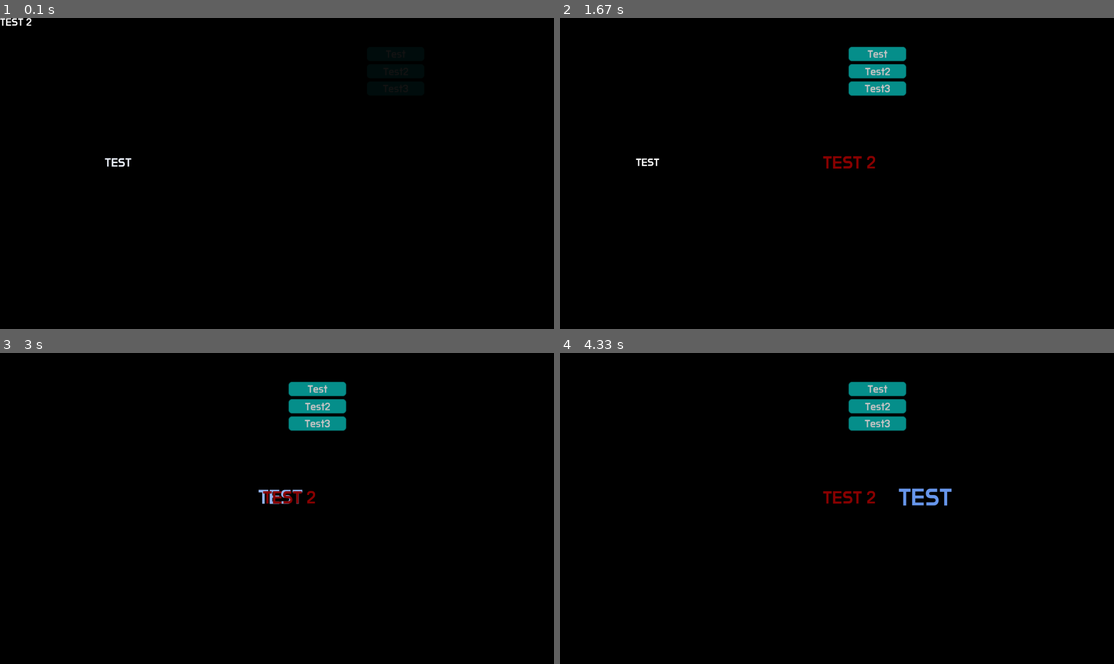
Above: before the commit, frames 1-4 (two rows, left to right).
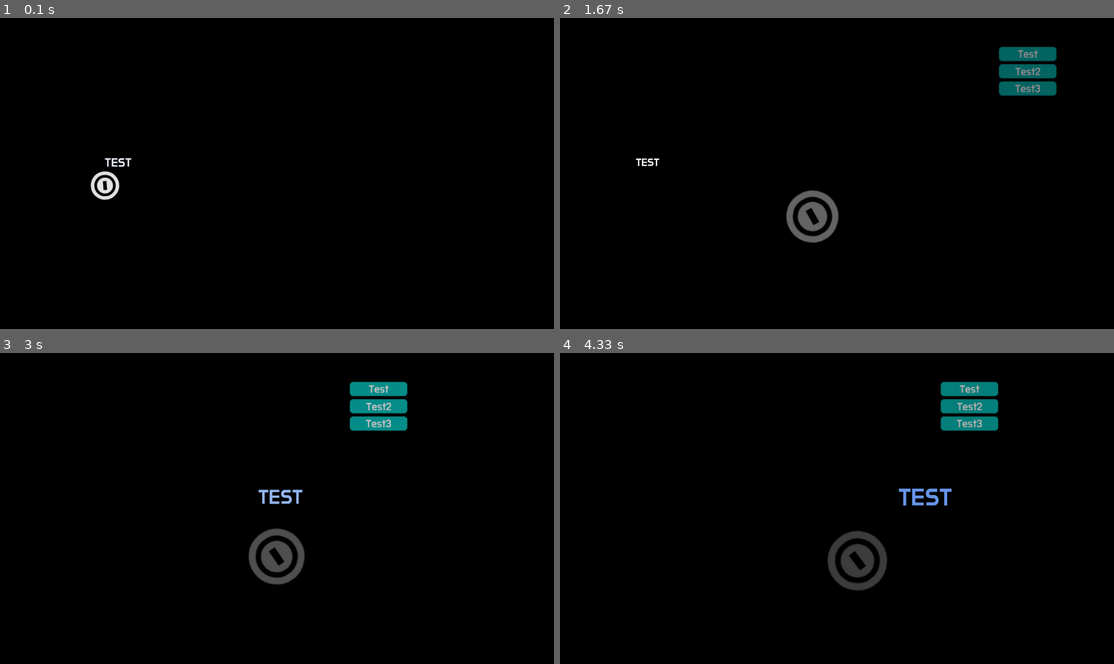
Above: after the commit, the same moments.

Repository: Dano-Sato/REMO-Engine-with-100-Examples-Pygame-
Game: pygame game, started from 15-interpolate.py
The game is run twice, just before and just after one commit, with the same random seed, the same clock (stepped at 60 frames per second) and the same inputs.
Inputs:
- Up to frame 1 (0.1 s): no input
- Up to frame 2 (1.67 s): hold Left 0.33-0.87 s; hold Left 0.9-1.37 s; hold Left from 1.4 s (still down)
- Up to frame 3 (3 s): release Left at 1.87 s; hold Left 1.9-2.43 s; hold Left 2.47-2.93 s; hold Left from 2.97 s (still down)
- Up to frame 4 (4.33 s): release Left at 3.43 s; hold Left 3.47-4 s; hold Left from 4.03 s (still down)

The runs differ from the first frame. In frame 1, 0.4% of the frame differs, in the area x 0-22%, y 0-59%; in frame 2, 4.0%; in frame 3, 4.2%; in frame 4, 4.3%, in the area x 47-80%, y 9-77%.

Commit message:
주석 추가

Diff:
--- a/15-interpolate.py
+++ b/15-interpolate.py
@@ -1,14 +1,6 @@
 from REMOLib import *
 import numpy as np
 
-
-
-class interpolateMode(Enum):
-    LINEAR = auto()
-    EXPONENTIAL = auto()
-    BOUNCE = auto()
-    ELASTIC = auto()
-    QUADRATIC = auto()
 
 class RMath:
     @classmethod
@@ -94,11 +86,23 @@
         self.testObj = textObj("TEST",size=30)
         self.start = RPoint(300,500)
         self.dest = RPoint(1300,500)
-        self.testObj2 = textObj("TEST 2",size=30)
-        self.testObj2.easein(["center","color","size"],[RPoint(1000,500),Cs.darkred,50])
-        self.layout = buttonLayout(["Test","Test2","Test3"],RPoint(1300,100))
+        self.testObj2 = imageObj("coin.png",pos=RPoint(200,500))
+
+        def disappear():
+            self.testObj2.pos = RPoint(200,500)
+            self.testObj2.alpha = 255
+            self.testObj2.scale = 1
+            self.testObj2.angle = 0
+            self.testObj2.easeout(["pos","scale","alpha","angle"],[RPoint(1000,500),3,0,50],callback=disappear)
+        disappear()
+        self.layout = buttonLayout(["Test","Test2","Test3"],RPoint(2300,100))
         self.layout.alpha = 0
-        self.layout.easeout(["pos","alpha"],[RPoint(1000,100),255])
+        def bouncebounce():
+            print("Bounce!")
+            self.layout.alpha = 0
+            self.layout.pos = RPoint(2300,100)
+            self.layout.bounce(["pos","alpha"],[RPoint(1200,100),255],callback=bouncebounce)
+        bouncebounce()
 
         self.unfold = False
         return
--- a/REMOLib/core_utils.py
+++ b/REMOLib/core_utils.py
@@ -314,21 +314,33 @@
 
     @classmethod
     def easein(cls,obj,attributes,ends,*,frameDuration=DEFAULT_FRAME_DURATION,steps=DEFAULT_STEPS,callback=lambda:None):
+        '''
+        점점 가속되는 보간을 수행합니다.
+        '''
         cls.interpolate(obj,attributes,ends,frameDuration=frameDuration,steps=steps,callback=callback,interpolation=lambda x: x**2.5)
         return
 
     @classmethod
     def easeout(cls,obj,attributes,ends,*,frameDuration=DEFAULT_FRAME_DURATION,steps=DEFAULT_STEPS,callback=lambda:None):
+        '''
+        점점 감속되는 보간을 수행합니다.
+        '''
         cls.interpolate(obj,attributes,ends,frameDuration=frameDuration,steps=steps,callback=callback,interpolation=lambda x: 1-(1-x)**2.5)
         return
 
     @classmethod
     def smooth(cls,obj,attributes,ends,*,frameDuration=DEFAULT_FRAME_DURATION,steps=DEFAULT_STEPS,callback=lambda:None):
+        '''
+        시작과 끝이 부드러운 보간을 수행합니다.
+        '''
         cls.interpolate(obj,attributes,ends,frameDuration=frameDuration,steps=steps,callback=callback,interpolation=lambda t: t**3 * (t * (6 * t - 15) + 10))
         return
 
     @classmethod
     def bounce(cls,obj,attributes,ends,*,frameDuration=DEFAULT_FRAME_DURATION,steps=DEFAULT_STEPS,callback=lambda:None):
+        '''
+        통통 튀는 듯한 보간을 수행합니다.
+        '''
         cls.interpolate(obj,attributes,ends,frameDuration=frameDuration,steps=steps,callback=callback,interpolation=cls.__bounce)
         return
 
@@ -370,6 +382,9 @@
 
     @classmethod
     def _update(cls):
+        '''
+        시간에 따른 보간을 업데이트합니다.
+        '''
         for interpolable in cls.__interpolablePipeline:
             if interpolable["timer"].isOver():
                 for attr in interpolable["attributes"]:
@@ -383,6 +398,7 @@
     None
 
 class interpolableObj:
+
     def easein(self,attributes,ends,*,frameDuration=interpolateManager.DEFAULT_FRAME_DURATION,steps=interpolateManager.DEFAULT_STEPS,callback=lambda:None):
         interpolateManager.easein(self,attributes,ends,frameDuration=frameDuration,steps=steps,callback=callback)
         return
